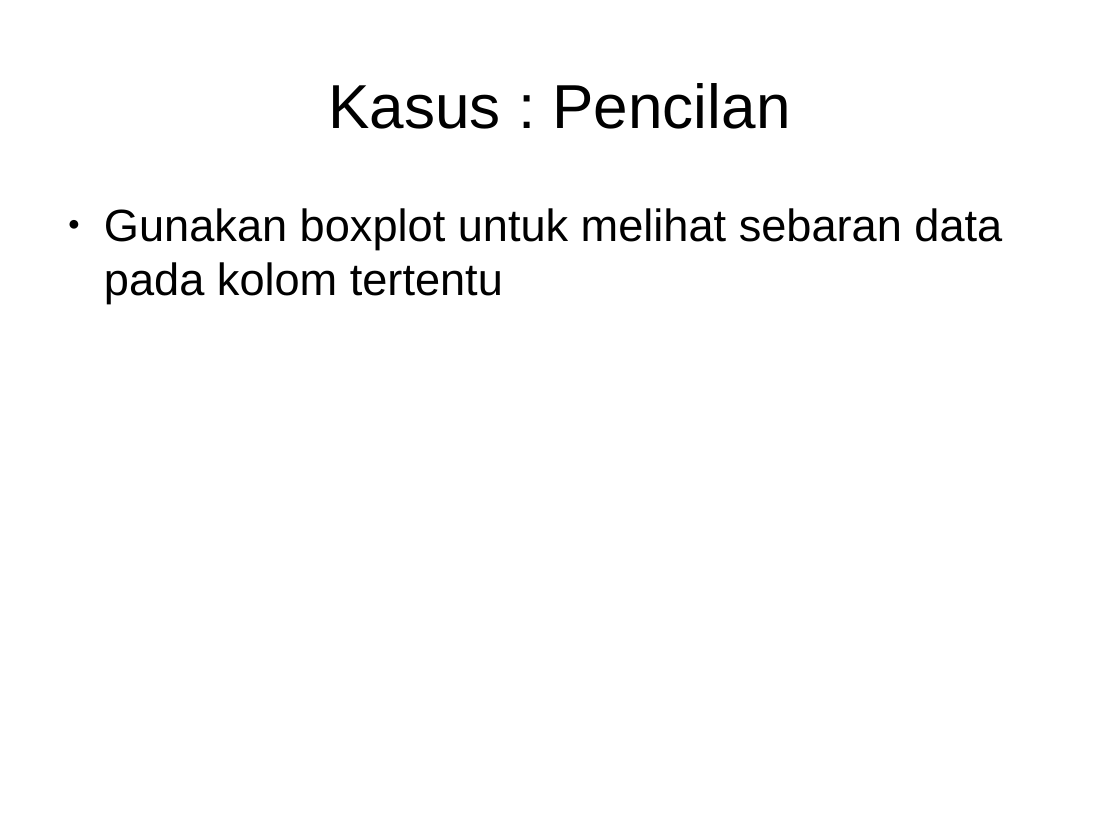
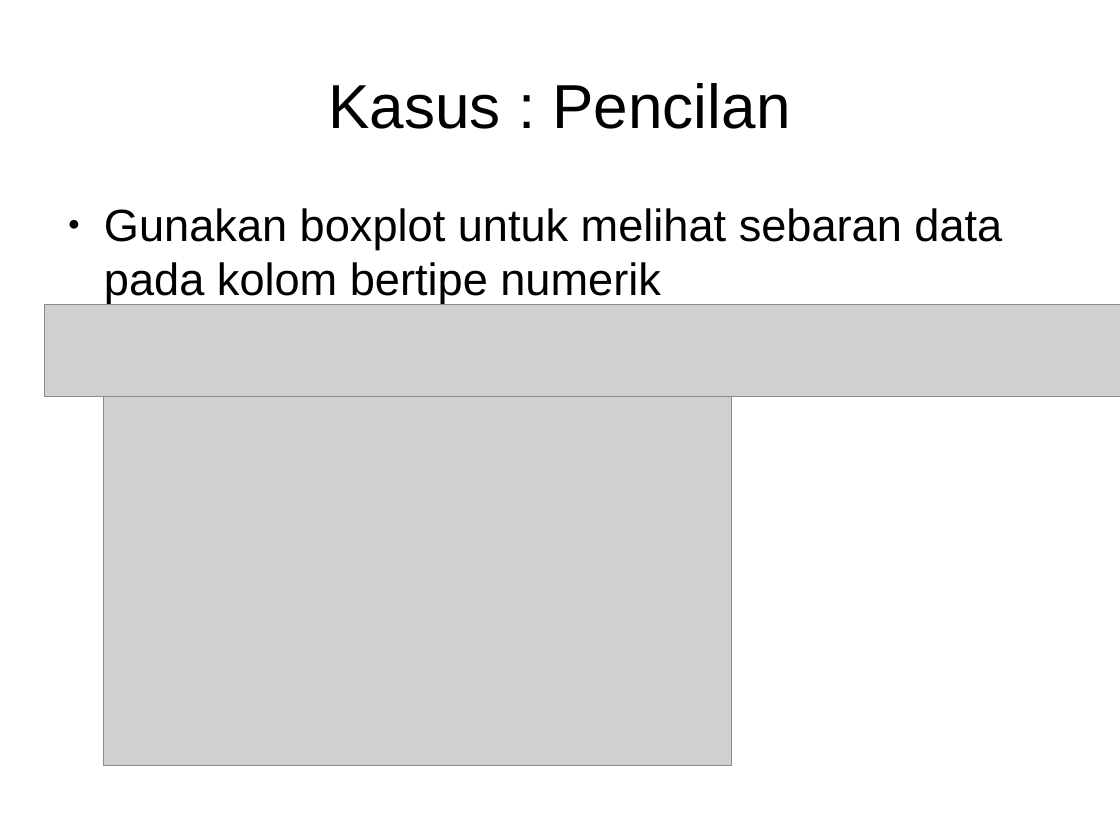
Before and after one commit to Arasy/SlidePythonDataScience, a slide deck: slide 20 of Ch4-Cleaning.odp (slide 15 before the commit). Drawn at 1120x840 pixels with LibreOffice and Linux fonts; fonts in the diff are those of the drawing; grey boxes stand for pictures. Boxes give left, top, right and bottom in pixels: in the first picture for what was removed or moved away, otherwise in the second. Text is boxed around its words. In the diff, an @@ line names an element or a change of style, - is before the commit and + after.

```diff
--- a/Ch4-Cleaning.odp
+++ b/Ch4-Cleaning.odp
@@ text at (104, 208, 1002, 304): text changed @@
-● Gunakan boxplot untuk melihat sebaran data pada kolom tertentu
+● Gunakan boxplot untuk melihat sebaran data pada kolom bertipe numerik
@@ picture added at (45, 305, 1120, 396) @@
@@ picture added at (104, 396, 732, 766) @@
```
Also in this commit, not shown: 2 other slides changed, 3 slides added, 1 slide removed, 1 other file.
